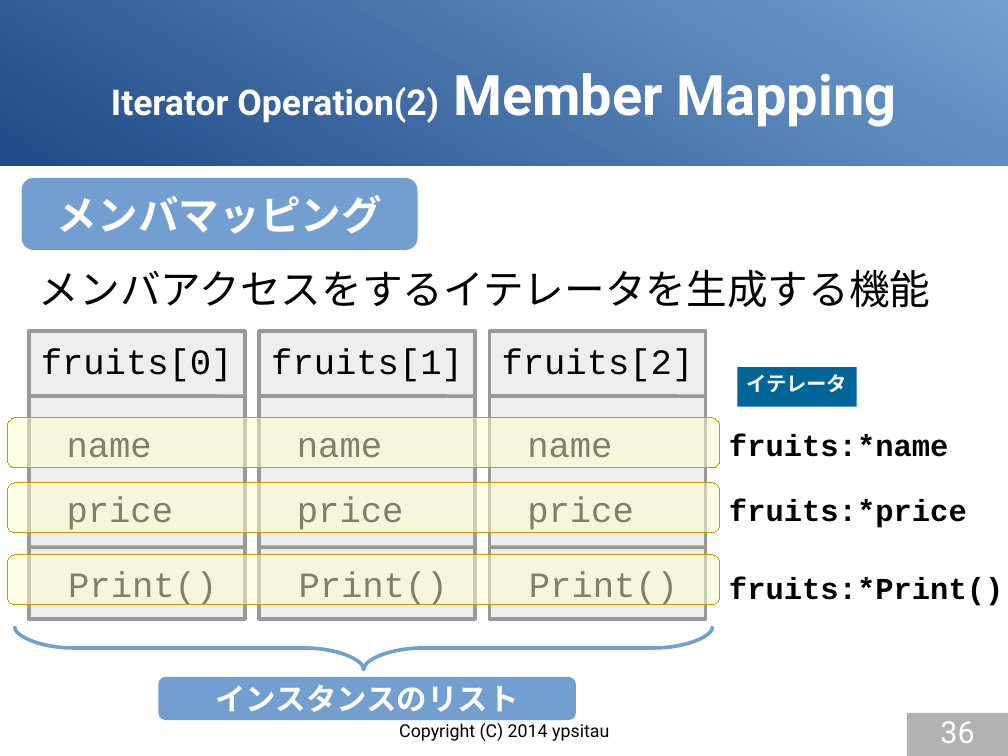
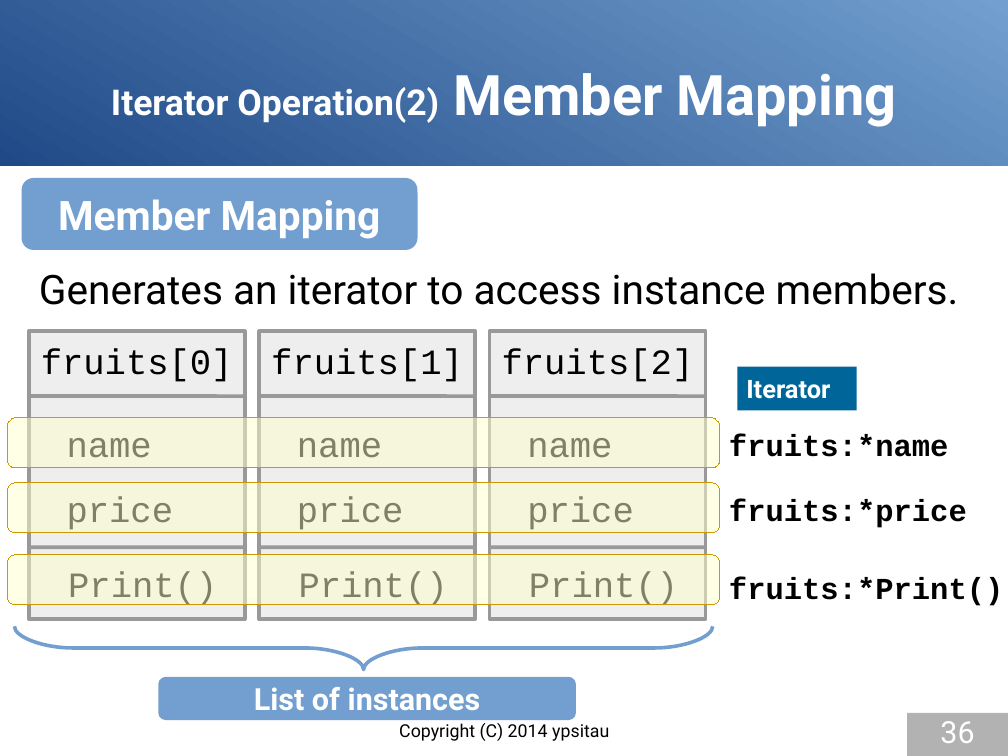
Before and after one commit to gura-lang/gura-doc, a slide deck: slide 36 of presentation/gura-introduction-e.odp. Drawn at 1008x756 pixels with LibreOffice and Linux fonts; fonts in the diff are those of the drawing. Boxes give left, top, right and bottom in pixels: in the first picture for what was removed or moved away, otherwise in the second. Text is boxed around its words. In the diff, an @@ line names an element or a change of style, - is before the commit and + after.

```diff
--- a/presentation/gura-introduction-e.odp
+++ b/presentation/gura-introduction-e.odp
@@ text in rounded rectangle at <box>58,199,381,239</box>: text changed @@
-メンバマッピング
+Member Mapping
@@ text removed at <box>39,270,931,308</box> @@
-メンバアクセスをするイテレータを生成する機能
@@ text added at <box>39,273,959,305</box>, 32 pt, text #000000 @@
+Generates an iterator to access instance members.
@@ rectangle removed at <box>737,368,857,407</box> @@
-イテレータ
@@ rectangle added at <box>737,367,857,411</box>, fill #006699, 20 pt, text #FFFFFF, bold @@
+Iterator
@@ text in rounded rectangle at <box>254,687,481,710</box>: text changed @@
-インスタンスのリスト
+List of instances
```
Also in this commit, not shown: 12 other slides changed, 5 slides added, 5 slides removed.
